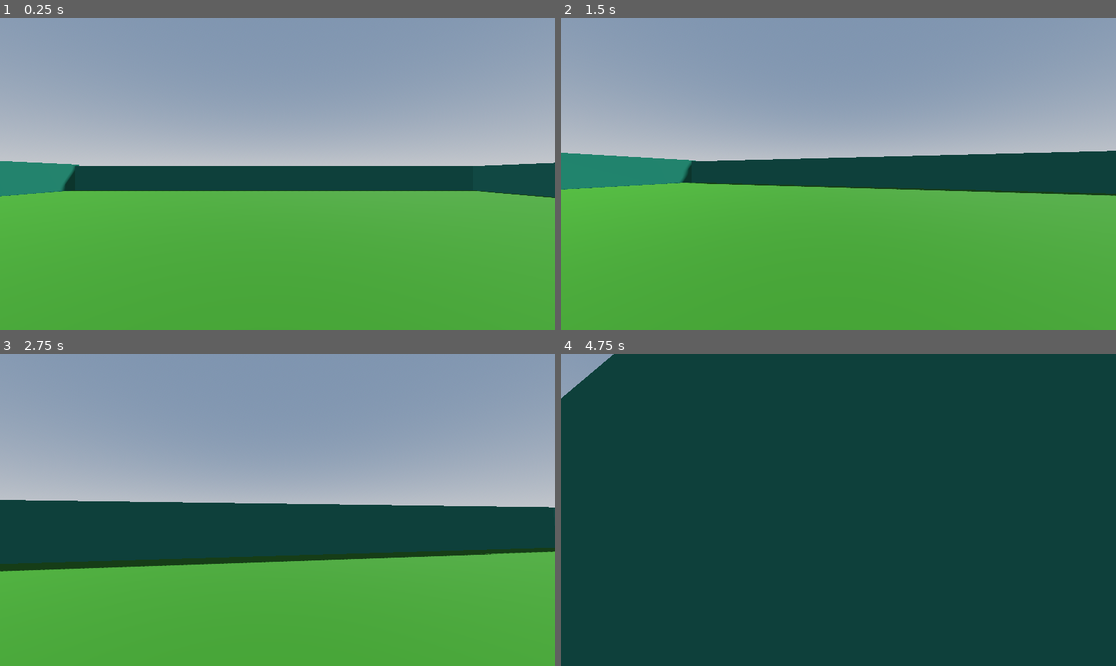
Above: before the commit, frames 1-4 (two rows, left to right).
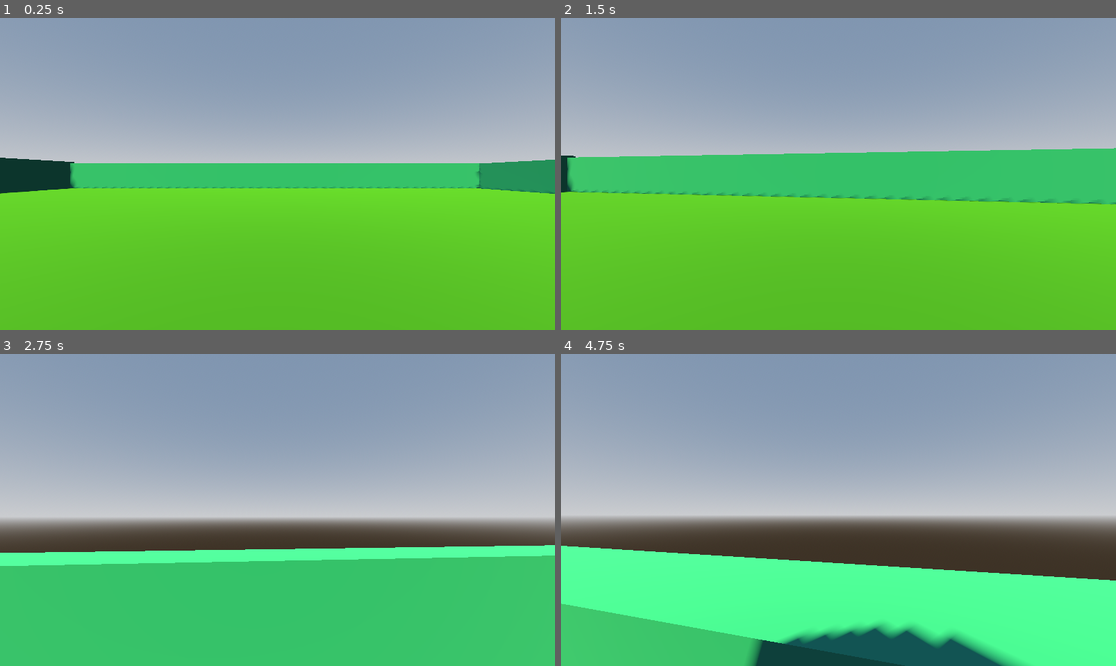
Above: after the commit, the same moments.

Repository: MaidMitsune/MaidcoreWarfare
Game: Godot game, scene res://world.tscn
Same seed, same stepped clock (60 frames per second), same inputs: the game is played once before the commit and once after it.
Inputs (mouse positions are in pixels of both pictures, inside the frame that each line leads up to):
- Up to frame 1 (0.25 s): no input
- Up to frame 2 (1.5 s): move the mouse to (866, 174) at 0.52 s; hold Shift (sprint) 0.53-1.28 s; hold W (up) from 0.53 s (still down); tap Space (jump) at 0.77, 1.07 s; tap Ctrl (crouch, bound only after the commit) at 0.8, 1.35 s; move the mouse to (810, 174) at 1.27 s
- Up to frame 3 (2.75 s): keep holding W (up); tap Space (jump) at 1.52, 1.82, 2.3 s; click (249, 510) at 1.55 s; move the mouse to (288, 503) at 2.02 s; press the mouse at (288, 503) at 2.03 s
- Up to frame 4 (4.75 s): keep holding W (up); move the mouse to (832, 516) at 2.77 s; release the mouse at (832, 516) at 2.78 s; tap Space (jump) at 2.85, 3.02, 3.32, 3.77, 4.07, 4.52 s; tap Shift (sprint) at 3.05 s; move the mouse to (877, 513) at 3.52 s; hold Shift (sprint) 3.53-4.28 s; tap Ctrl (crouch, bound only after the commit) at 3.8, 4.35 s; tap Escape (ui_cancel) at 4.15 s; move the mouse to (794, 506) at 4.27 s; click (794, 506) at 4.55 s

The runs differ from the first frame. In frame 1, 38% of the frame differs, in the area x 0-100%, y 44-100%; in frame 2, 41%; in frame 3, 52%; in frame 4, 96%, in the area x 0-100%, y 0-100%.

Commit message:
Player Movement + Reload System
Re-made the movement system, added the idle, eject, instert and cocking mechanics on the guns, still no models so cant test and/or finish them but on concept should work

Diff:
--- /dev/null
+++ b/Bullet.gd
@@ -0,0 +1,56 @@
+extends Node3D
+class_name Bullet
+
+@export var speed: float = 40.0
+@export var gravity_scale: float = 0.3     # 0 = no gravity, 1 = full gravity
+@export var max_range: float = 80.0        # despawn distance
+@export var damage: float = 25.0
+
+var _velocity: Vector3 = Vector3.ZERO
+var _distance_traveled: float = 0.0
+var _origin: Vector3 = Vector3.ZERO
+
+signal hit_something(target, position, normal)
+
+
+func _ready() -> void:
+	_origin = global_position
+
+
+func fire(direction: Vector3) -> void:
+	_velocity = direction.normalized() * speed
+
+
+func _physics_process(delta: float) -> void:
+	# Apply gravity
+	_velocity.y -= ProjectSettings.get_setting("physics/3d/default_gravity") * gravity_scale * delta
+
+	var old_pos = global_position
+	global_position += _velocity * delta
+	_distance_traveled += old_pos.distance_to(global_position)
+
+	# Despawn if out of range
+	if _distance_traveled >= max_range:
+		queue_free()
+		return
+
+	# Collision check with a shape cast or raycast
+	_check_collision(old_pos, global_position)
+
+
+func _check_collision(from: Vector3, to: Vector3) -> void:
+	var space = get_world_3d().direct_space_state
+	var query = PhysicsRayQueryParameters3D.create(from, to)
+	query.exclude = []  # add shooter's RID here later to avoid self-hit
+
+	var result = space.intersect_ray(query)
+	if result:
+		hit_something.emit(result.get("collider"), result.get("position"), result.get("normal"))
+		_on_hit(result)
+		queue_free()
+
+
+func _on_hit(result: Dictionary) -> void:
+	var collider = result.get("collider")
+	if collider and collider.has_method("take_damage"):
+		collider.take_damage(damage)
--- /dev/null
+++ b/Pistol.gd
@@ -0,0 +1,22 @@
+extends Weapon
+
+# The pistol uses the base Weapon reload system as-is.
+# Override _do_fire here if you want spread, muzzle flash, sound, etc.
+
+@export var spread: float = 0.01   # slight inaccuracy in radians
+
+func _do_fire(spawn_point: Node3D) -> void:
+	if bullet_scene == null:
+		push_warning("Pistol: bullet_scene not assigned")
+		return
+
+	var bullet = bullet_scene.instantiate()
+	get_tree().current_scene.add_child(bullet)
+	bullet.global_transform = spawn_point.global_transform
+
+	# Apply small random spread
+	var dir = spawn_point.global_transform.basis * Vector3.FORWARD * -1
+	dir.x += randf_range(-spread, spread)
+	dir.y += randf_range(-spread, spread)
+
+	bullet.fire(dir.normalized())
--- a/Player.gd
+++ b/Player.gd
@@ -1,56 +1,232 @@
 extends CharacterBody3D
 
-
-const SPEED = 5.0
-const JUMP_VELOCITY = 4.5
-const SENSITIVITY = 0.03
-
-#bob variables
-const BOB_FREQ = 2.0
-const BOB_AMP = 0.08
+const WALK_SPEED       = 8.0
+const SPRINT_SPEED     = 12.0
+const JUMP_VELOCITY    = 10.0
+
+const ACCEL_GROUND     = 25.0
+const DECEL_GROUND     = 25.0
+const ACCEL_AIR        = 8.0
+
+const FRICTION_SLIDE   = 2.5
+
+const GRAVITY_UP       = 28.0
+const GRAVITY_DOWN     = 48.0
+
+const SENSITIVITY_X    = 0.003
+const SENSITIVITY_Y    = 0.003
+const PITCH_MIN        = -89.0
+const PITCH_MAX        = 70.0
+
+const BOB_FREQ_WALK    = 2.0
+const BOB_FREQ_SPRINT  = 3.2
+const BOB_AMP_WALK     = 0.05
+const BOB_AMP_SPRINT   = 0.09
 var t_bob = 0.0
 
-@onready var head = $Head
-@onready var camera = $Head/Camera3D
-
-func _ready():
+const BASE_FOV         = 75.0
+const FOV_SPRINT_ADD   = 6.0
+const FOV_SLIDE_ADD    = 10.0
+const FOV_LERP_SPEED   = 10.0
+
+const CROUCH_CAM_Y     = -0.5
+const CAM_LERP_SPEED   = 12.0
+
+const SLIDE_STEER      = 0.17
+const SLIDE_CAM_TILT   = 5.0
+const FALL_TO_SLIDE    = 0.4
+
+const LEAN_DISTANCE    = 0.4
+const LEAN_TILT        = 8.0
+const LEAN_SPEED       = 10.0
+
+var is_sliding         = false
+var is_crouching       = false
+var slide_dir          = Vector3.ZERO
+var slide_steer_input  = 0.0
+var lean_input         = 0.0
+
+@onready var head            = $head
+@onready var camera          = $head/Camera3D
+@onready var collision_shape = $CollisionShape3D
+@onready var pistol          = $head/Pistol
+
+var cam_base_y: float = 0.0
+var head_base_x: float = 0.0
+
+
+func _ready() -> void:
 	Input.set_mouse_mode(Input.MOUSE_MODE_CAPTURED)
-
-func _unhandled_input(event):
+	cam_base_y = camera.transform.origin.y
+	head_base_x = head.position.x
+
+
+func _unhandled_input(event: InputEvent) -> void:
 	if event is InputEventMouseMotion:
-		head.rotate_y(-event.relative.x * SENSITIVITY)
-		camera.rotate_x(-event.relative.y * SENSITIVITY)
-		camera.rotation.x = clamp(camera.rotation.x, deg_to_rad(-40), deg_to_rad(60))
+		head.rotate_y(-event.relative.x * SENSITIVITY_X)
+		camera.rotate_x(-event.relative.y * SENSITIVITY_Y)
+		camera.rotation.x = clamp(camera.rotation.x, deg_to_rad(PITCH_MIN), deg_to_rad(PITCH_MAX))
+
+	if event.is_action_pressed("ui_cancel"):
+		Input.set_mouse_mode(Input.MOUSE_MODE_VISIBLE)
+
+	if event.is_action_pressed("fire"):
+		pistol.try_fire($head/Pistol/SpawnPoint)
+
+	if event.is_action_pressed("reload"):
+		pistol.start_reload()
 
 
 func _physics_process(delta: float) -> void:
-	# Add the gravity.
+	_handle_gravity(delta)
+	_handle_slide()
+	_handle_jump()
+	_handle_movement(delta)
+	_handle_lean(delta)
+	_handle_headbob(delta)
+	_handle_fov(delta)
+	_handle_camera_tilt(delta)
+	move_and_slide()
+
+
+func _handle_gravity(delta: float) -> void:
 	if not is_on_floor():
-		velocity += get_gravity() * delta
-
-	# Handle jump.
-	if Input.is_action_just_pressed("jump") and is_on_floor():
-		velocity.y = JUMP_VELOCITY
-
-	# Get the input direction and handle the movement/deceleration.
-	# As good practice, you should replace UI actions with custom gameplay actions.
+		var grav = GRAVITY_DOWN if velocity.y < 0.0 else GRAVITY_UP
+		velocity.y -= grav * delta
+
+
+func _handle_slide() -> void:
+	var wants_crouch = Input.is_action_pressed("crouch")
+
+	if wants_crouch and is_on_floor() and not is_sliding and velocity.y <= 0.0:
+		var fall_bonus = abs(min(velocity.y, 0.0)) * FALL_TO_SLIDE
+		var horizontal_speed = Vector2(velocity.x, velocity.z).length()
+		var total_speed = horizontal_speed + fall_bonus
+
+		var current_horizontal = Vector2(velocity.x, velocity.z)
+		if current_horizontal.length() > 1.0:
+			slide_dir = Vector3(current_horizontal.x, 0, current_horizontal.y).normalized()
+		else:
+			slide_dir = -head.transform.basis.z
+
+		is_sliding = true
+		is_crouching = false
+		velocity.x = slide_dir.x * total_speed
+		velocity.z = slide_dir.z * total_speed
+		velocity.y = 0.0
+
+	if not wants_crouch:
+		is_sliding = false
+		is_crouching = false
+
+	if is_sliding:
+		if not wants_crouch or not is_on_floor():
+			is_sliding = false
+			return
+		var horizontal_speed = Vector2(velocity.x, velocity.z).length()
+		if horizontal_speed < 1.0:
+			is_sliding = false
+			is_crouching = true
+
+
+func _handle_jump() -> void:
+	if not Input.is_action_just_pressed("jump") or not is_on_floor():
+		return
+	velocity.y = JUMP_VELOCITY
+	is_sliding = false
+	is_crouching = false
+
+
+func _handle_movement(delta: float) -> void:
+	if is_sliding:
+		var steer = Input.get_axis("left", "right")
+		slide_steer_input = steer
+		if abs(steer) > 0.1:
+			slide_dir = slide_dir.rotated(Vector3.UP, -steer * SLIDE_STEER * delta * 60.0 * delta)
+			slide_dir = slide_dir.normalized()
+
+		var horizontal_speed = Vector2(velocity.x, velocity.z).length()
+		var new_speed = move_toward(horizontal_speed, 0.0, FRICTION_SLIDE * delta)
+		velocity.x = slide_dir.x * new_speed
+		velocity.z = slide_dir.z * new_speed
+		return
+
+	slide_steer_input = 0.0
+
+	var target_speed: float
+	if is_crouching:
+		target_speed = WALK_SPEED * 0.5
+	elif Input.is_action_pressed("sprint"):
+		target_speed = SPRINT_SPEED
+	else:
+		target_speed = WALK_SPEED
+
 	var input_dir = Input.get_vector("left", "right", "up", "down")
 	var direction = (head.transform.basis * Vector3(input_dir.x, 0, input_dir.y)).normalized()
-	if direction:
-		velocity.x = direction.x * SPEED
-		velocity.z = direction.z * SPEED
-	else:
-		velocity.x = 0.0
-		velocity.z = 0.0
-
-	# Head bob
-	t_bob += delta * velocity.length() * float(is_on_floor())
-	camera.transform.origin = _headbob(t_bob)
-
-	move_and_slide()
-
-func _headbob(time) -> Vector3:
-	var pos = Vector3.ZERO
-	pos.y = sin(time * BOB_FREQ) * BOB_AMP
-	pos.x = cos(time * BOB_FREQ / 2) * BOB_AMP
-	return pos
+
+	if is_on_floor():
+		if direction:
+			velocity.x = lerp(velocity.x, direction.x * target_speed, ACCEL_GROUND * delta)
+			velocity.z = lerp(velocity.z, direction.z * target_speed, ACCEL_GROUND * delta)
+		else:
+			velocity.x = lerp(velocity.x, 0.0, DECEL_GROUND * delta)
+			velocity.z = lerp(velocity.z, 0.0, DECEL_GROUND * delta)
+	else:
+		velocity.x = lerp(velocity.x, direction.x * target_speed, ACCEL_AIR * delta)
+		velocity.z = lerp(velocity.z, direction.z * target_speed, ACCEL_AIR * delta)
+
+
+func _handle_lean(delta: float) -> void:
+	if is_sliding:
+		lean_input = 0.0
+	elif Input.is_action_pressed("lean_right"):
+		lean_input = 1.0
+	elif Input.is_action_pressed("lean_left"):
+		lean_input = -1.0
+	else:
+		lean_input = 0.0
+
+	var target_x = head_base_x + lean_input * LEAN_DISTANCE
+	head.position.x = lerp(head.position.x, target_x, LEAN_SPEED * delta)
+
+
+func _handle_headbob(delta: float) -> void:
+	if is_sliding or is_crouching:
+		camera.transform.origin.y = lerp(camera.transform.origin.y, cam_base_y + CROUCH_CAM_Y, CAM_LERP_SPEED * delta)
+		camera.transform.origin.x = lerp(camera.transform.origin.x, 0.0, CAM_LERP_SPEED * delta)
+		return
+
+	var is_moving = velocity.length() > 0.2 and is_on_floor()
+	var freq = BOB_FREQ_SPRINT if Input.is_action_pressed("sprint") else BOB_FREQ_WALK
+	var amp  = BOB_AMP_SPRINT  if Input.is_action_pressed("sprint") else BOB_AMP_WALK
+
+	if is_moving:
+		t_bob += delta * velocity.length()
+		var bob_offset = Vector3(
+			cos(t_bob * freq / 2.0) * amp,
+			sin(t_bob * freq) * amp,
+			0.0
+		)
+		camera.transform.origin.x = lerp(camera.transform.origin.x, bob_offset.x, delta * 10.0)
+		camera.transform.origin.y = lerp(camera.transform.origin.y, cam_base_y + bob_offset.y, delta * 10.0)
+	else:
+		camera.transform.origin.x = lerp(camera.transform.origin.x, 0.0, delta * 10.0)
+		camera.transform.origin.y = lerp(camera.transform.origin.y, cam_base_y, delta * 10.0)
+
+
+func _handle_fov(delta: float) -> void:
+	var target_fov = BASE_FOV
+	if is_sliding:
+		target_fov += FOV_SLIDE_ADD
+	elif Input.is_action_pressed("sprint"):
+		target_fov += FOV_SPRINT_ADD
+	camera.fov = lerp(camera.fov, target_fov, FOV_LERP_SPEED * delta)
+
+
+func _handle_camera_tilt(delta: float) -> void:
+	var target_roll = 0.0
+	if is_sliding and abs(slide_steer_input) > 0.1:
+		target_roll = deg_to_rad(SLIDE_CAM_TILT * slide_steer_input)
+	elif not is_sliding:
+		target_roll = deg_to_rad(-LEAN_TILT * lean_input)
+	camera.rotation.z = lerp(camera.rotation.z, target_roll, CAM_LERP_SPEED * delta)
--- /dev/null
+++ b/Player.tscn
@@ -0,0 +1,29 @@
+[gd_scene format=3 uid="uid://cj16g42oa1xki"]
+
+[ext_resource type="Script" uid="uid://bo7xqaius4hw8" path="res://Player.gd" id="1_kpjcp"]
+[ext_resource type="Script" uid="uid://3hoftip0ptdl" path="res://Pistol.gd" id="2_kpjcp"]
+
+[sub_resource type="CapsuleMesh" id="CapsuleMesh_f3sb7"]
+
+[sub_resource type="CapsuleShape3D" id="CapsuleShape3D_f3sb7"]
+
+[node name="CharacterBody3D2" type="CharacterBody3D" unique_id=394906023]
+script = ExtResource("1_kpjcp")
+
+[node name="MeshInstance3D" type="MeshInstance3D" parent="." unique_id=487604962]
+transform = Transform3D(1, 0, 0, 0, 1, 0, 0, 0, 1, 0, 0.49538612, 0)
+mesh = SubResource("CapsuleMesh_f3sb7")
+
+[node name="CollisionShape3D" type="CollisionShape3D" parent="." unique_id=1444758333]
+transform = Transform3D(1, 0, 0, 0, 1, 0, 0, 0, 1, 0, 0.4954424, 0)
+shape = SubResource("CapsuleShape3D_f3sb7")
+
+[node name="head" type="Node3D" parent="." unique_id=1775640260]
+
+[node name="Camera3D" type="Camera3D" parent="head" unique_id=239794350]
+transform = Transform3D(1, 0, 0, 0, 1, 0, 0, 0, 1, 0, 1.121196, 0)
+
+[node name="Pistol" type="Node3D" parent="head" unique_id=681185608]
+script = ExtResource("2_kpjcp")
+
+[node name="SpawnPoint" type="Marker3D" parent="head/Pistol" unique_id=1726956682]
--- /dev/null
+++ b/Weapon.gd
@@ -0,0 +1,110 @@
+extends Node3D
+class_name Weapon
+
+# Reload states for manual reload
+enum ReloadState { IDLE, EJECTING, INSERTING, COCKING }
+
+@export var magazine_size: int = 10
+@export var max_reserve: int = 50
+@export var fire_rate: float = 0.15        # seconds between shots
+@export var eject_time: float = 0.4        # time to eject magazine
+@export var insert_time: float = 0.6       # time to insert new magazine
+@export var cock_time: float = 0.3         # time to cock the weapon
+@export var bullet_scene: PackedScene
+
+var ammo_in_mag: int = 0
+var ammo_reserve: int = 0
+var is_chambered: bool = false             # round in chamber after cocking
+var reload_state: ReloadState = ReloadState.IDLE
+var can_fire: bool = true
+
+var _fire_timer: float = 0.0
+var _reload_timer: float = 0.0
+
+signal ammo_changed(in_mag, reserve, chambered)
+signal reload_state_changed(state)
+signal fired
+signal jammed
+
+
+func _ready() -> void:
+	ammo_in_mag = magazine_size
+	ammo_reserve = max_reserve
+	is_chambered = true
+
+
+func _process(delta: float) -> void:
+	if _fire_timer > 0.0:
+		_fire_timer -= delta
+		if _fire_timer <= 0.0:
+			can_fire = true
+
+	if reload_state != ReloadState.IDLE:
+		_reload_timer -= delta
+		if _reload_timer <= 0.0:
+			_advance_reload()
+
+
+func try_fire(spawn_point: Node3D) -> void:
+	if reload_state != ReloadState.IDLE or not can_fire:
+		return
+
+	if not is_chambered:
+		# dry fire, no round in chamber
+		return
+
+	_do_fire(spawn_point)
+	is_chambered = false
+	can_fire = false
+	_fire_timer = fire_rate
+	ammo_changed.emit(ammo_in_mag, ammo_reserve, is_chambered)
+	fired.emit()
+
+
+func start_reload() -> void:
+	if reload_state != ReloadState.IDLE:
+		return
+	if ammo_reserve <= 0:
+		return
+	if ammo_in_mag == magazine_size and is_chambered:
+		return
+
+	reload_state = ReloadState.EJECTING
+	_reload_timer = eject_time
+	reload_state_changed.emit(reload_state)
+
+
+func _advance_reload() -> void:
+	match reload_state:
+		ReloadState.EJECTING:
+			# Drop the old magazine (ammo in it is lost, we have to change this so it can be picked up and re-used)
+			ammo_in_mag = 0
+			reload_state = ReloadState.INSERTING
+			_reload_timer = insert_time
+			reload_state_changed.emit(reload_state)
+
+		ReloadState.INSERTING:
+			var to_load = min(magazine_size, ammo_reserve)
+			ammo_in_mag = to_load
+			ammo_reserve -= to_load
+			reload_state = ReloadState.COCKING
+			_reload_timer = cock_time
+			reload_state_changed.emit(reload_state)
+
+		ReloadState.COCKING:
+			is_chambered = true
+			reload_state = ReloadState.IDLE
+			reload_state_changed.emit(reload_state)
+			ammo_changed.emit(ammo_in_mag, ammo_reserve, is_chambered)
+
+
+# Override this in each weapon subclass
+func _do_fire(spawn_point: Node3D) -> void:
+	if bullet_scene == null:
+		push_warning("Weapon: bullet_scene not set on " + name)
+		return
+
+	var bullet = bullet_scene.instantiate()
+	get_tree().current_scene.add_child(bullet)
+	bullet.global_transform = spawn_point.global_transform
+	bullet.fire(spawn_point.global_transform.basis * Vector3.FORWARD * -1)
--- /dev/null
+++ b/bullet.tscn
@@ -0,0 +1,6 @@
+[gd_scene format=3 uid="uid://b22i21e7aie41"]
+
+[ext_resource type="Script" uid="uid://c4eie4a3e2b8b" path="res://Bullet.gd" id="1_v7oki"]
+
+[node name="Bullet" type="Node3D" unique_id=1861038083]
+script = ExtResource("1_v7oki")
--- a/player2.gd
+++ /dev/null
@@ -1,74 +0,0 @@
-extends CharacterBody3D
-
-var speed
-const WALK_SPEED = 5.0
-const SPRINT_SPEED = 8.0
-const JUMP_VELOCITY = 4.5
-const SENSITIVITY = (0.01/2)
-
-#bob variables
-const BOB_FREQ = 2.0
-const BOB_AMP = 0.08
-var t_bob = 0.0
-
-# FOV Variables
-const BASE_FOV = 75.0
-const FOV_CHANGE = 1.5
-
-@onready var head = $head
-@onready var camera = $head/Camera3D
-
-func _ready():
-	Input.set_mouse_mode(Input.MOUSE_MODE_CAPTURED)
-
-func _unhandled_input(event):
-	if event is InputEventMouseMotion:
-		head.rotate_y(-event.relative.x * SENSITIVITY)
-		camera.rotate_x(-event.relative.y * SENSITIVITY)
-		camera.rotation.x = clamp(camera.rotation.x, deg_to_rad(-60), deg_to_rad(70))
-
-func _physics_process(delta: float) -> void:
-	# Add the gravity.
-	if not is_on_floor():
-		velocity += get_gravity() * delta
-
-	# Handle jump.
-	if Input.is_action_just_pressed("jump") and is_on_floor():
-		velocity.y = JUMP_VELOCITY
-
-	# Handle Sprint.
-	if Input.is_action_pressed("sprint"):
-		speed = SPRINT_SPEED
-	else:
-		speed = WALK_SPEED
-
-	# Get the input direction and handle the movement/deceleration.
-	# As good practice, you should replace UI actions with custom gameplay actions.
-	var input_dir = Input.get_vector("left", "right", "up", "down")
-	var direction = (head.transform.basis * Vector3(input_dir.x, 0, input_dir.y)).normalized()
-	if is_on_floor():
-		if direction:
-			velocity.x = direction.x * speed
-			velocity.z = direction.z * speed
-		else:
-			velocity.x = lerp(velocity.x, direction.x * speed, delta * 7.0)
-			velocity.y = lerp(velocity.y, direction.y * speed, delta * 7.0)
-	else:
-		velocity.x = lerp(velocity.x, direction.x * speed, delta * 3.0)
-		velocity.y = lerp(velocity.y, direction.y * speed, delta * 3.0)
-	# Head bob
-	t_bob += delta * velocity.length() * float(is_on_floor())
-	camera.transform.origin = _headbob(t_bob)
-
-	# FOV
-	var velocity_clamped = clamp(velocity.length(), 0.5, SPRINT_SPEED * 2)
-	var target_fov = BASE_FOV + FOV_CHANGE * velocity_clamped
-	camera.fov = lerp(camera.fov, target_fov, delta * 8.0)
-
-	move_and_slide()
-
-func _headbob(time) -> Vector3:
-	var pos = Vector3.ZERO
-	pos.y = sin(time * BOB_FREQ) * BOB_AMP
-	pos.x = cos(time * BOB_FREQ / 2) * BOB_AMP
-	return pos
--- a/project.godot
+++ b/project.godot
@@ -47,6 +47,31 @@
 "events": [Object(InputEventKey,"resource_local_to_scene":false,"resource_name":"","device":-1,"window_id":0,"alt_press …(195 unchanged characters)…
 ]
 }
+crouch={
+"deadzone": 0.2,
+"events": [Object(InputEventKey,"resource_local_to_scene":false,"resource_name":"","device":-1,"window_id":0,"alt_pressed":false,"shift_pressed":false,"ctrl_pressed":false,"meta_pressed":false,"pressed":false,"keycode":0,"physical_keycode":4194326,"key_label":0,"unicode":0,"location":0,"echo":false,"script":null)
+]
+}
+fire={
+"deadzone": 0.2,
+"events": [Object(InputEventMouseButton,"resource_local_to_scene":false,"resource_name":"","device":-1,"window_id":0,"alt_pressed":false,"shift_pressed":false,"ctrl_pressed":false,"meta_pressed":false,"button_mask":0,"position":Vector2(0, 0),"global_position":Vector2(0, 0),"factor":1.0,"button_index":1,"canceled":false,"pressed":false,"double_click":false,"script":null)
+]
+}
+reload={
+"deadzone": 0.2,
+"events": [Object(InputEventKey,"resource_local_to_scene":false,"resource_name":"","device":-1,"window_id":0,"alt_pressed":false,"shift_pressed":false,"ctrl_pressed":false,"meta_pressed":false,"pressed":false,"keycode":0,"physical_keycode":82,"key_label":0,"unicode":114,"location":0,"echo":false,"script":null)
+]
+}
+lean_left={
+"deadzone": 0.2,
+"events": [Object(InputEventKey,"resource_local_to_scene":false,"resource_name":"","device":-1,"window_id":0,"alt_pressed":false,"shift_pressed":false,"ctrl_pressed":false,"meta_pressed":false,"pressed":false,"keycode":0,"physical_keycode":81,"key_label":0,"unicode":113,"location":0,"echo":false,"script":null)
+]
+}
+lean_right={
+"deadzone": 0.2,
+"events": [Object(InputEventKey,"resource_local_to_scene":false,"resource_name":"","device":-1,"window_id":0,"alt_pressed":false,"shift_pressed":false,"ctrl_pressed":false,"meta_pressed":false,"pressed":false,"keycode":0,"physical_keycode":69,"key_label":0,"unicode":101,"location":0,"echo":false,"script":null)
+]
+}
 
 [physics]
 
--- a/world.tscn
+++ b/world.tscn
@@ -1,6 +1,6 @@
 [gd_scene format=3 uid="uid://bxhuuu7a3e535"]
 
-[ext_resource type="Script" uid="uid://lxv16vh08hw" path="res://player2.gd" id="2_fj7yv"]
+[ext_resource type="PackedScene" uid="uid://cj16g42oa1xki" path="res://Player.tscn" id="1_fj7yv"]
 
 [sub_resource type="ProceduralSkyMaterial" id="ProceduralSkyMaterial_fj7yv"]
 sky_horizon_color = Color(0.66224277, 0.6717428, 0.6867428, 1)
@@ -17,10 +17,6 @@
 [sub_resource type="StandardMaterial3D" id="StandardMaterial3D_f3sb7"]
 albedo_color = Color(0.12091956, 0.3197058, 0, 1)
 
-[sub_resource type="CapsuleMesh" id="CapsuleMesh_f3sb7"]
-
-[sub_resource type="CapsuleShape3D" id="CapsuleShape3D_f3sb7"]
-
 [sub_resource type="StandardMaterial3D" id="StandardMaterial3D_fj7yv"]
 albedo_color = Color(0.08429938, 0.43521547, 0.3656035, 1)
 
@@ -36,10 +32,6 @@
 
 [node name="World" type="Node3D" unique_id=1956992291]
 
-[node name="DirectionalLight3D" type="DirectionalLight3D" parent="." unique_id=738563229]
-transform = Transform3D(-0.8660254, -0.43301278, 0.25, 0, 0.49999997, 0.86602545, -0.50000006, 0.75, -0.43301266, 0.029048301, 7.0403686, -14.00444)
-shadow_enabled = true
-
 [node name="WorldEnvironment" type="WorldEnvironment" parent="." unique_id=1056315638]
 environment = SubResource("Environment_aqk2v")
 
@@ -48,24 +40,6 @@
 use_collision = true
 size = Vector3(48, 0.083496094, 48)
 material = SubResource("StandardMaterial3D_f3sb7")
-
-[node name="CharacterBody3D2" type="CharacterBody3D" parent="." unique_id=1828856469]
-transform = Transform3D(1, 0, 0, 0, 1, 0, 0, 0, 1, 0, 1.6341238, 0)
-script = ExtResource("2_fj7yv")
-
-[node name="MeshInstance3D" type="MeshInstance3D" parent="CharacterBody3D2" unique_id=1300059185]
-transform = Transform3D(1, 0, 0, 0, 1, 0, 0, 0, 1, 0, 0.49538612, 0)
-mesh = SubResource("CapsuleMesh_f3sb7")
-
-[node name="CollisionShape3D" type="CollisionShape3D" parent="CharacterBody3D2" unique_id=68943832]
-transform = Transform3D(1, 0, 0, 0, 1, 0, 0, 0, 1, 0, 0.4954424, 0)
-shape = SubResource("CapsuleShape3D_f3sb7")
-
-[node name="head" type="Node3D" parent="CharacterBody3D2" unique_id=1370762495]
-
-[node name="Camera3D" type="Camera3D" parent="CharacterBody3D2/head" unique_id=1025581579]
-transform = Transform3D(1, 0, 0, 0, 1, 0, 0, 0, 1, 0, 1.121196, 0)
-v_offset = 1.0
 
 [node name="CSGBox3D2" type="CSGBox3D" parent="." unique_id=449152409]
 transform = Transform3D(1, 0, 0, 0, 1, 0, 0, 0, 1, 23.243002, 1.5635757, 0.2894287)
@@ -108,3 +82,13 @@
 use_collision = true
 size = Vector3(2.4191895, 0.5636139, 2.5913086)
 material = SubResource("StandardMaterial3D_aqk2v")
+
+[node name="Player" parent="." unique_id=394906023 instance=ExtResource("1_fj7yv")]
+transform = Transform3D(1, 0, 0, 0, 1, 0, 0, 0, 1, 0, 1.6341238, 0)
+
+[node name="DirectionalLight3D" type="DirectionalLight3D" parent="." unique_id=1271722917]
+transform = Transform3D(0.7773766, 0.618899, -0.1124701, -0.23371187, 0.4501721, 0.8618144, 0.5840069, -0.64366895, 0.49459738, 27.730732, 16.861498, 39.66408)
+light_color = Color(0.9999991, 0.9905699, 0.49212247, 1)
+light_energy = 1.5
+shadow_enabled = true
+directional_shadow_mode = 1
Not shown, added: Bullet.gd.uid
Not shown, added: Pistol.gd.uid
Not shown, added: Weapon.gd.uid
Not shown, removed: player2.gd.uid
